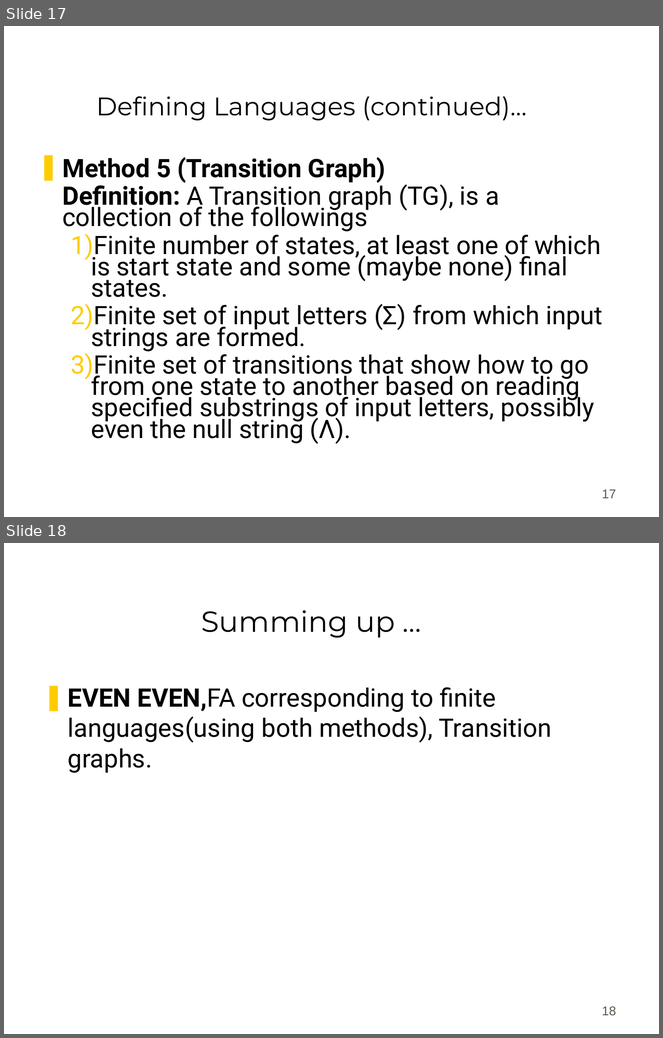
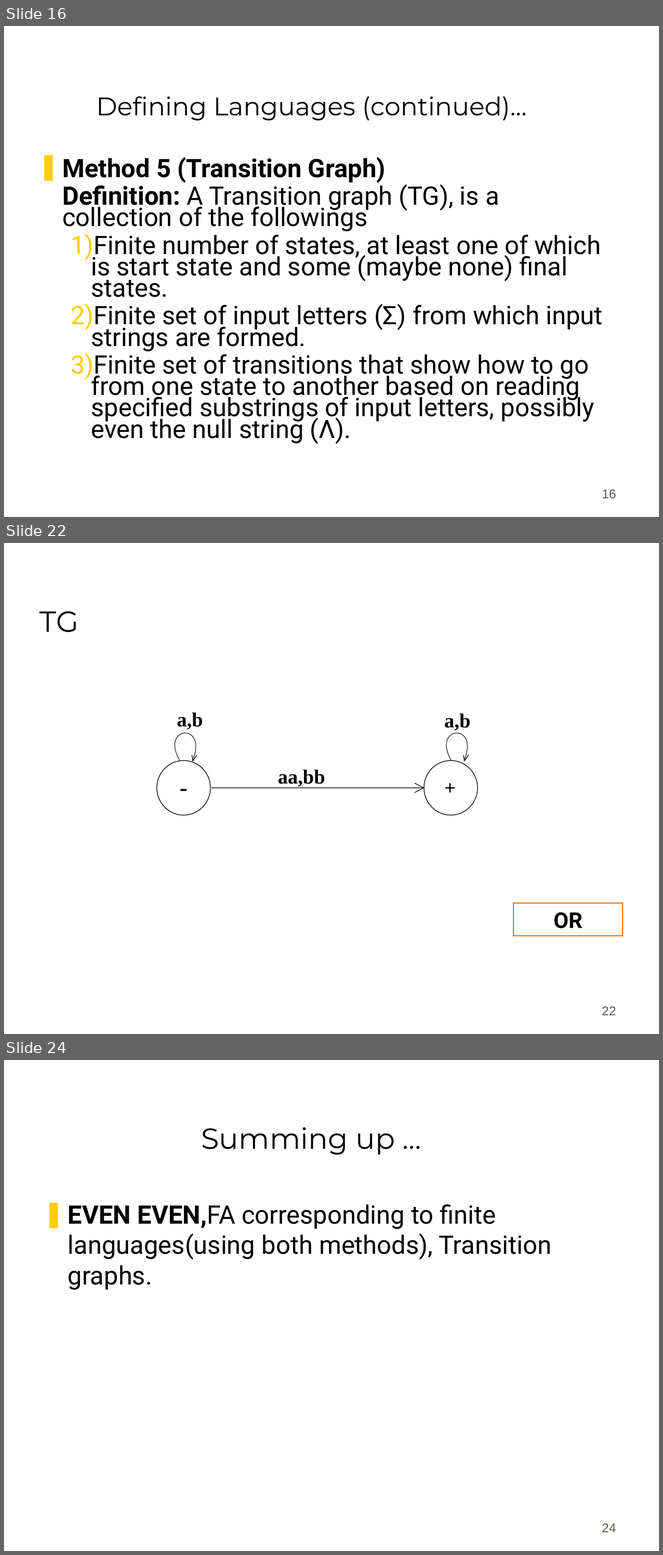
Before and after one commit to bamboat3/toa, a slide deck: Lesson 07.ppt. Shown one above the other, each under a label of ours: slides 17 and 18 before the commit, slides 16, 22 and 24 after it; the slides between them are not shown. The pictures are 663x1038 and 663x1555 pixels, drawn with LibreOffice and Linux fonts; fonts in the diff are those of the drawing; background and template pictures are left out. Boxes give left, top, right and bottom in pixels: in the first picture for what was removed or moved away, otherwise in the second. Text is boxed around its words. In the diff, an @@ line names an element or a change of style, - is before the commit and + after.

```diff
--- a/Lesson 07.ppt
+++ b/Lesson 07.ppt
@@ slide 22 added at [4,543,659,1034], background #FFFFFF @@
@@ title added at [40,611,79,632], 32 pt, text #000000 @@
+TG
@@ group added at [156,713,503,815]: 6 freeform shapes, 5 texts, 2 ellipses, 1 arrow @@
+aa,bb
+a,b
+a,b
++
+-
@@ rectangle added at [514,903,623,936], fill #FFFFFF, outline #FF6600 0.99 pt, 24 pt, text #000000, bold @@
+OR
@@ page number added at [602,1007,616,1016], 14 pt, text #5E574E @@
+22
@@ what was slide 17 is now slide 16 @@
@@ page number at [602,490,616,499]: text changed @@
-17
+16
@@ what was slide 18 is now slide 24 @@
@@ page number at [602,1524,616,1533]: text changed @@
-18
+24
```
Also in this commit, not shown: 5 slides changed, 6 other slides added, 1 slide removed, 1 other file.
